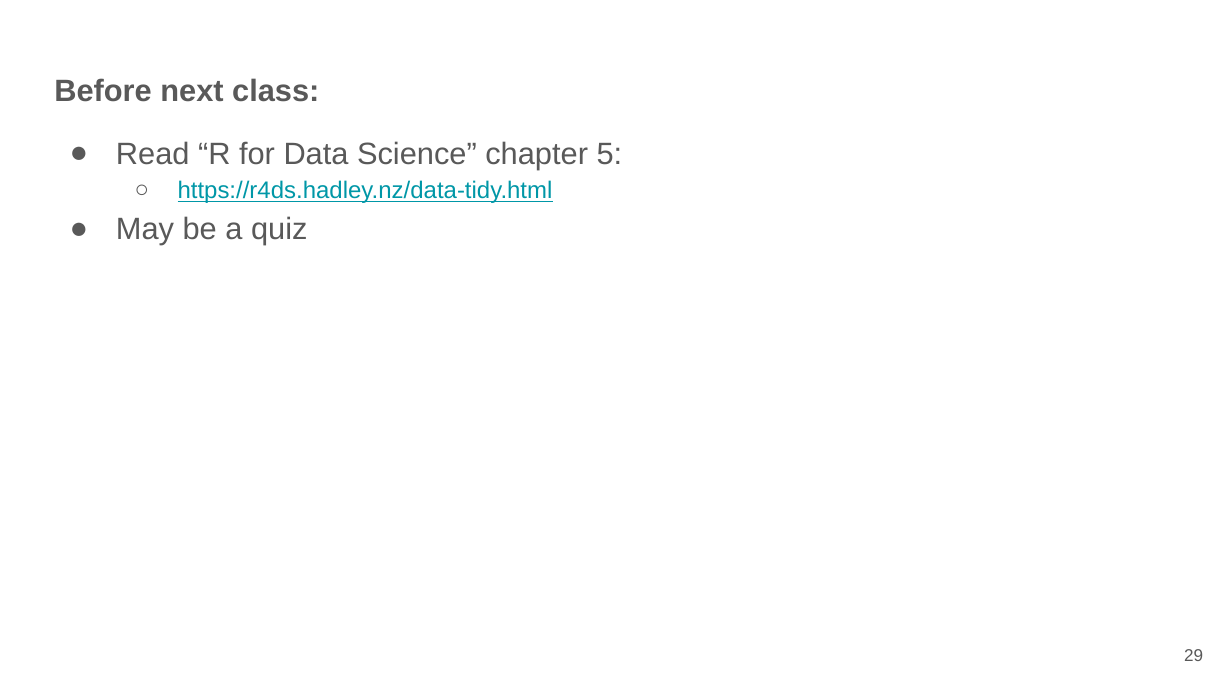
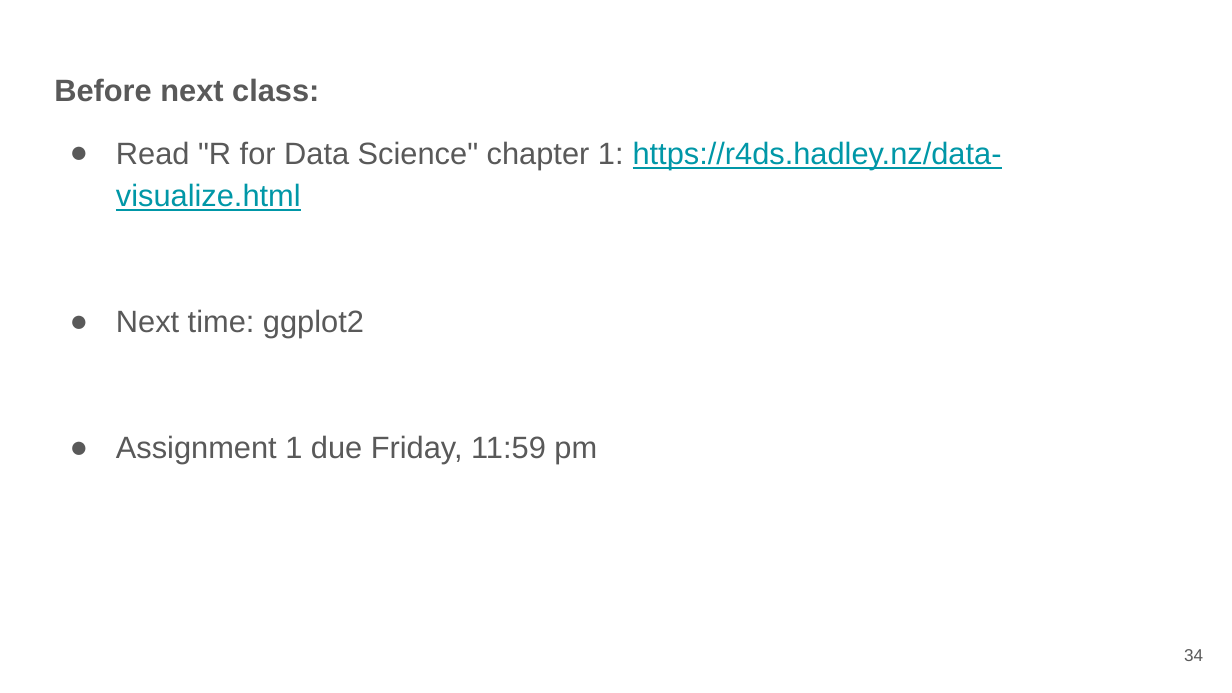
Before and after one commit to bmaitner/biometry_course, a slide deck: slide 34 of lectures/Lecture_07_tidyverse.pptx (slide 29 before the commit). Drawn at 1232x693 pixels with LibreOffice and Linux fonts; fonts in the diff are those of the drawing. Boxes give left, top, right and bottom in pixels: in the first picture for what was removed or moved away, otherwise in the second. Text is boxed around its words. In the diff, an @@ line names an element or a change of style, - is before the commit and + after.

```diff
--- a/lectures/Lecture_07_tidyverse.pptx
+++ b/lectures/Lecture_07_tidyverse.pptx
@@ text at [116,141,1002,464]: text changed @@
-● Read “R for Data Science” chapter 5:
-  ○ https://r4ds.hadley.nz/data-tidy.html
-● May be a quiz
+● Read "R for Data Science" chapter 1: https://r4ds.hadley.nz/data-visualize.html
+● Next time: ggplot2
+● Assignment 1 due Friday, 11:59 pm
@@ page number at [1184,649,1203,661]: text changed @@
-29
+34
```
Also in this commit, not shown: 27 other slides changed, 6 slides added, 1 slide removed, 1 other file.
